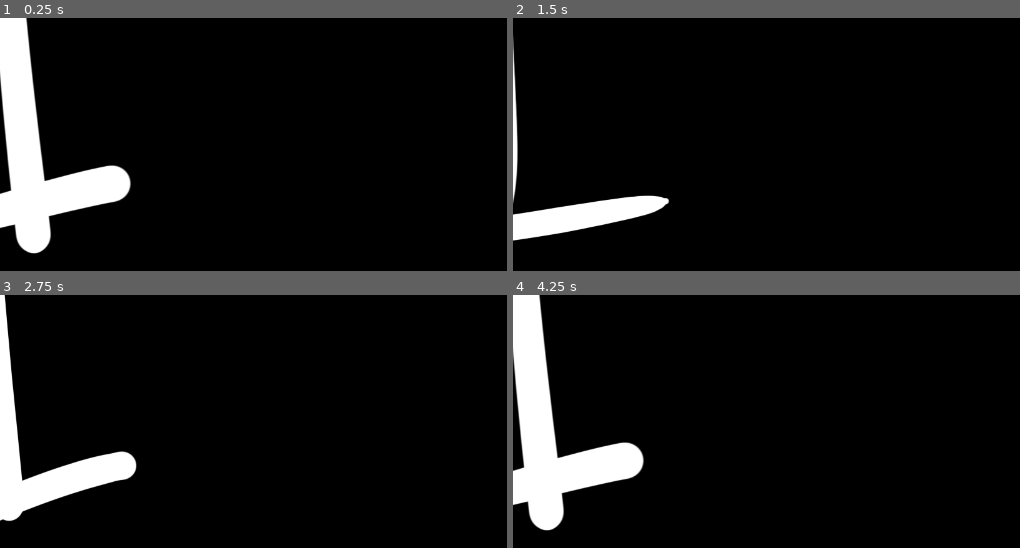
Above: before the commit, frames 1-4 (two rows, left to right).
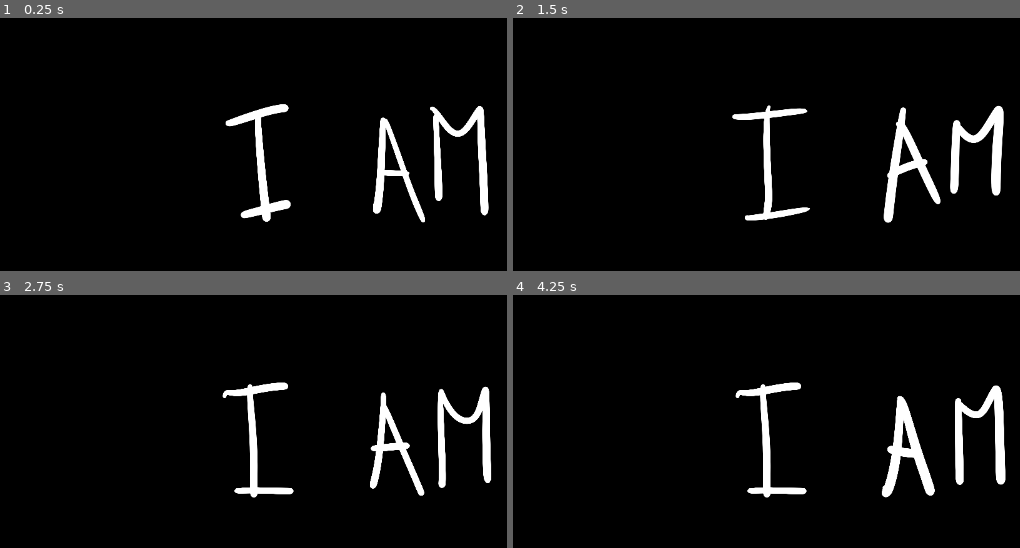
Above: after the commit, the same moments.

Repository: mtang8264/I_AM
Game: Godot game, scene res://Scenes/Menu.tscn
Same seed, same stepped clock (60 frames per second), same inputs: the game is played once before the commit and once after it.
Inputs:
- Up to frame 1 (0.25 s): no input
- Up to frame 2 (1.5 s): no input
- Up to frame 3 (2.75 s): no input
- Up to frame 4 (4.25 s): no input

The runs differ from the first frame. In frame 1, 13% of the frame differs, in the area x 0-97%, y 0-94%; in frame 2, 7.6%; in frame 3, 9.4%; in frame 4, 13%, in the area x 0-98%, y 0-94%.

Commit message:
Added "AM" files and added it to the "menu" scene

Diff:
--- a/i_am/Scenes/Menu.tscn
+++ b/i_am/Scenes/Menu.tscn
@@ -1,9 +1,10 @@
-[gd_scene load_steps=5 format=3 uid="uid://ohh48gw4m45a"]
+[gd_scene load_steps=6 format=3 uid="uid://ohh48gw4m45a"]
 
 [ext_resource type="Script" path="res://Scripts/BackgroundController.gd" id="1_0mq40"]
 [ext_resource type="Script" path="res://Scripts/MenuController.gd" id="1_ma3if"]
 [ext_resource type="Script" path="res://Scripts/WordSpriteController.gd" id="2_36q6n"]
 [ext_resource type="Texture2D" uid="uid://bkigoni2jk6sn" path="res://Sprites/Words/Word_I/Word_I_0.png" id="3_3bxvt"]
+[ext_resource type="Texture2D" uid="uid://vr0oh40u1cmn" path="res://Sprites/Words/Word_Am/Word_Am_0.png" id="5_058r5"]
 
 [node name="Root" type="Node2D"]
 script = ExtResource("1_ma3if")
@@ -16,7 +17,17 @@
 script = ExtResource("1_0mq40")
 
 [node name="Word_I" type="Node2D" parent="."]
+position = Vector2(413, 232)
 
 [node name="Sprite2D" type="Sprite2D" parent="Word_I"]
+scale = Vector2(0.25, 0.25)
 texture = ExtResource("3_3bxvt")
 script = ExtResource("2_36q6n")
+
+[node name="Word_Am" type="Node2D" parent="."]
+position = Vector2(689, 234)
+
+[node name="Sprite2D" type="Sprite2D" parent="Word_Am"]
+scale = Vector2(0.25, 0.25)
+texture = ExtResource("5_058r5")
+script = ExtResource("2_36q6n")
Binary file added: i_am/Sprites/Words/Word_Am/Word_Am_0.png
Not shown, added: i_am/Sprites/Words/Word_Am/Word_Am_0.png.import
Binary file added: i_am/Sprites/Words/Word_Am/Word_Am_1.png
Not shown, added: i_am/Sprites/Words/Word_Am/Word_Am_1.png.import
Binary file added: i_am/Sprites/Words/Word_Am/Word_Am_2.png
Not shown, added: i_am/Sprites/Words/Word_Am/Word_Am_2.png.import
Binary file added: i_am/Sprites/Words/Word_Am/Word_Am_3.png
Not shown, added: i_am/Sprites/Words/Word_Am/Word_Am_3.png.import
Binary file added: i_am/Sprites/Words/Word_Am/Word_Am_4.png
Not shown, added: i_am/Sprites/Words/Word_Am/Word_Am_4.png.import
Binary file added: i_am/Sprites/Words/Word_Am/Word_Am_5.png
Not shown, added: i_am/Sprites/Words/Word_Am/Word_Am_5.png.import
(and 8 more such lines)
